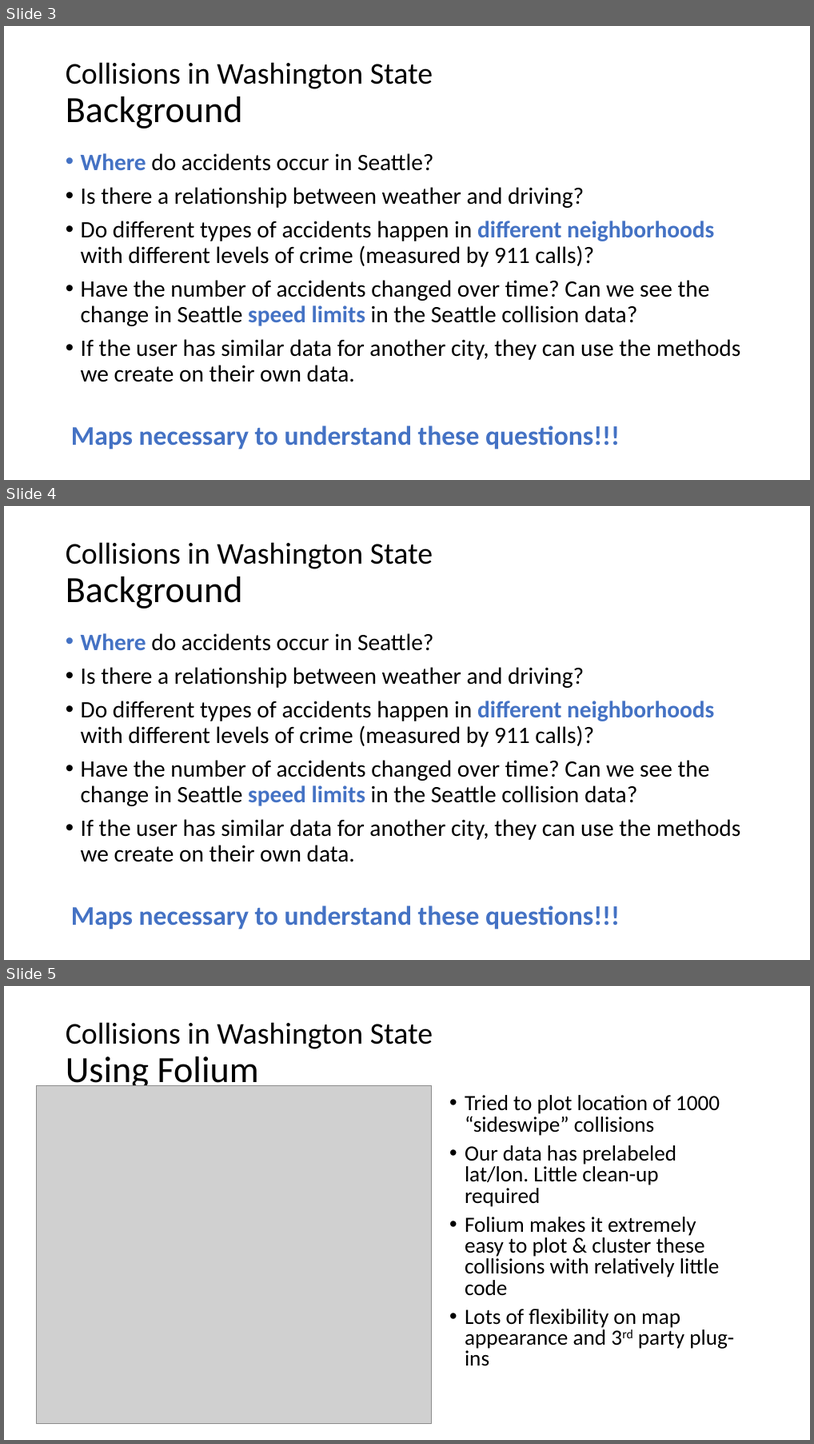
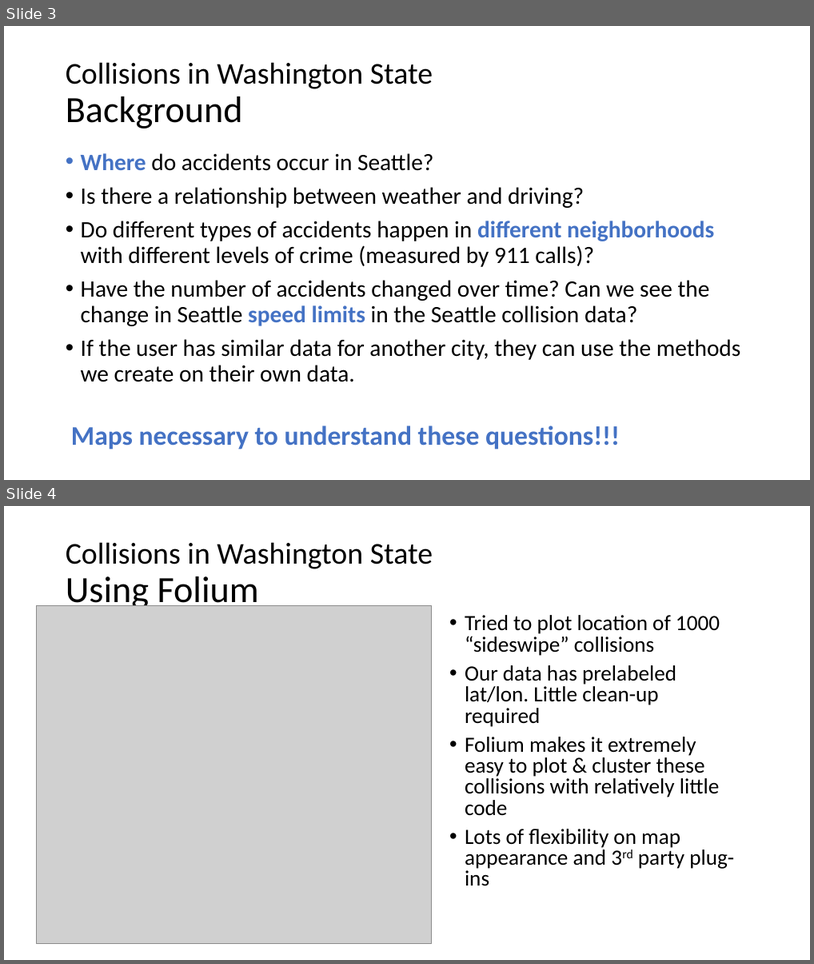
Before and after one commit to gdc3000/wa_collisions, a slide deck: doc/Technology_Review_Presentation.pptx. Shown one above the other, each under a label of ours: slides 3, 4 and 5 before the commit, slides 3 and 4 after it. The pictures are 814x1444 and 814x964 pixels, drawn with LibreOffice and Linux fonts; fonts in the diff are those of the drawing; grey boxes stand for pictures. Boxes give left, top, right and bottom in pixels: in the first picture for what was removed or moved away, otherwise in the second. Text is boxed around its words. In the diff, an @@ line names an element or a change of style, - is before the commit and + after.

```diff
--- a/doc/Technology_Review_Presentation.pptx
+++ b/doc/Technology_Review_Presentation.pptx
@@ slide 4 removed at (4,506,810,960), background #FFFFFF @@
@@ title removed at (66,542,433,608) @@
-Collisions in Washington State
-Background
@@ text removed at (81,633,742,862) @@
-• Where do accidents occur in Seattle?
-• Is there a relationship between weather and driving?
-• Do different types of accidents happen in different neighborhoods with different levels of crime (measured by 911 calls)?
-• Have the number of accidents changed over time? Can we see the change in Seattle speed limits in the Seattle collision data?
-• If the user has similar data for another city, they can use the methods we create on their own data.
@@ text removed at (71,905,620,929) @@
-Maps necessary to understand these questions!!!
@@ what was slide 5 is now slide 4 @@
```
Also in this commit, not shown: 1 slide changed, 1 slide added.
